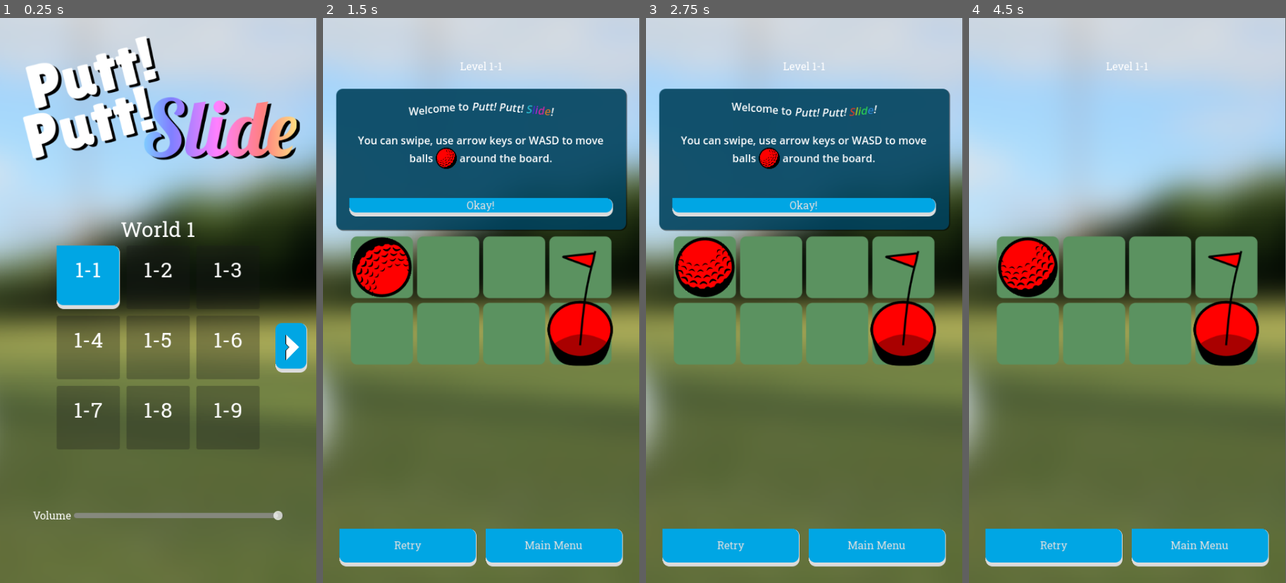
Above: before the commit, frames 1-4 (left to right).
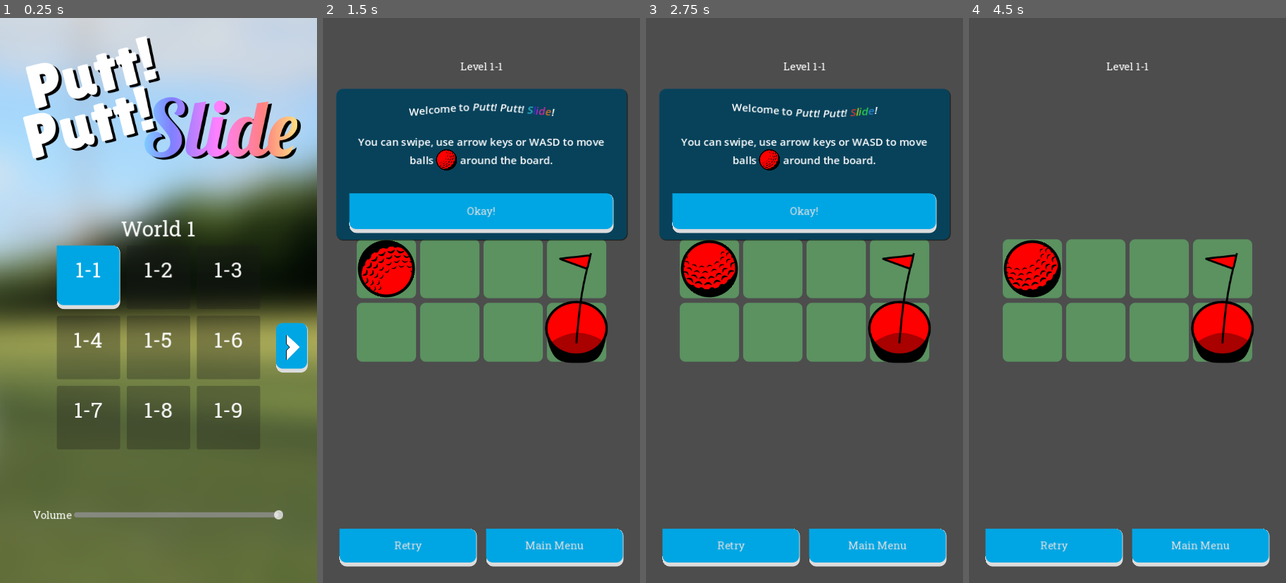
Above: after the commit, the same moments.

Repository: twincannon/GemSlide
Game: Godot game, scene res://scenes/main_menu.tscn
The game is run twice, just before and just after one commit, with the same random seed, the same clock (stepped at 60 frames per second) and the same inputs. Sound files missing from this copy of the repository are replaced by a short silence.
Inputs (mouse positions are in pixels of both pictures, inside the frame that each line leads up to):
- Up to frame 1 (0.25 s): no input
- Up to frame 2 (1.5 s): click (411, 277) at 0.5 s; click "Retry" at 1.25 s
- Up to frame 3 (2.75 s): click "Retry" at 2 s
- Up to frame 4 (4.5 s): click "Retry" at 2.75 s; move the mouse to (1197, 272) at 3.52 s; hold D (right) 3.53-4.25 s; click (1197, 272) at 3.6 s; click "Okay!" at 4.25 s
In our replay, the window is 449x800 before the commit and 450x800 after it. These sizes can differ from the game's own. Grey fills any space a smaller window leaves; there, only what the larger window draws over its background counts as a difference.

The runs differ from the first frame. In frame 1, 2.5% of the frame differs, in the area x 10-100%, y 0-89%; in frame 2, 60%; in frame 3, 60%; in frame 4, 77%, in the area x 0-100%, y 0-100%.

Commit message:
fix project settings and scaling sprites

Diff:
--- a/project.godot
+++ b/project.godot
@@ -30,6 +30,8 @@
 
 window/size/viewport_width=480
 window/size/viewport_height=854
+window/stretch/mode="canvas_items"
+window/stretch/aspect="expand"
 window/handheld/orientation=1
 mouse_cursor/custom_image="res://assets/art/ui/golfball_cursor.png"
 
@@ -68,3 +70,6 @@
 [rendering]
 
 renderer/rendering_method="mobile"
+anti_aliasing/quality/msaa_2d=1
+anti_aliasing/quality/msaa_3d=1
+anti_aliasing/quality/screen_space_aa=1
--- a/scenes/game.tscn
+++ b/scenes/game.tscn
@@ -74,11 +74,13 @@
 autowrap_mode = 2
 
 [node name="MarginContainer2" type="MarginContainer" parent="Canvas/HUD/AspectRatioContainer/TutorialContainer/PanelContainer/VBoxContainer"]
-layout_mode = 2
-theme_override_constants/margin_left = 20
-theme_override_constants/margin_top = 20
-theme_override_constants/margin_right = 20
-theme_override_constants/margin_bottom = 20
+custom_minimum_size = Vector2(0, 80)
+layout_mode = 2
+size_flags_vertical = 3
+theme_override_constants/margin_left = 20
+theme_override_constants/margin_top = 10
+theme_override_constants/margin_right = 20
+theme_override_constants/margin_bottom = 10
 
 [node name="TutOkButton" type="Button" parent="Canvas/HUD/AspectRatioContainer/TutorialContainer/PanelContainer/VBoxContainer/MarginContainer2"]
 layout_mode = 2
@@ -136,12 +138,14 @@
 
 [node name="MarginContainer2" type="MarginContainer" parent="Canvas/HUD/AspectRatioContainer2/ResultContainer/PanelContainer/VBoxContainer"]
 layout_mode = 2
-theme_override_constants/margin_left = 20
-theme_override_constants/margin_top = 20
-theme_override_constants/margin_right = 20
-theme_override_constants/margin_bottom = 20
+size_flags_vertical = 3
+theme_override_constants/margin_left = 20
+theme_override_constants/margin_top = 10
+theme_override_constants/margin_right = 20
+theme_override_constants/margin_bottom = 10
 
 [node name="ResultButtonsContainer" type="HBoxContainer" parent="Canvas/HUD/AspectRatioContainer2/ResultContainer/PanelContainer/VBoxContainer/MarginContainer2"]
+custom_minimum_size = Vector2(0, 60)
 layout_mode = 2
 
 [node name="MainMenuButton" type="Button" parent="Canvas/HUD/AspectRatioContainer2/ResultContainer/PanelContainer/VBoxContainer/MarginContainer2/ResultButtonsContainer"]
@@ -252,6 +256,7 @@
 attenuation = 1e-05
 
 [node name="Background" type="Sprite2D" parent="."]
+visible = false
 z_index = -999
 position = Vector2(250, 400)
 texture = ExtResource("2_o47of")
--- a/scenes/levels/level02-08.tscn
+++ b/scenes/levels/level02-08.tscn
@@ -6,12 +6,11 @@
 [node name="level01-01" type="GridContainer"]
 columns = 8
 script = ExtResource("1_u44ww")
-par_moves = 40
+par_moves = 27
 dev_best = 19
 
 [node name="EntityButton" parent="." instance=ExtResource("2_dljjk")]
 layout_mode = 2
-entity_type = 0
 entity_text = ""
 
 [node name="EntityButton2" parent="." instance=ExtResource("2_dljjk")]
@@ -52,12 +51,10 @@
 
 [node name="EntityButton8" parent="." instance=ExtResource("2_dljjk")]
 layout_mode = 2
-entity_type = 0
 entity_text = ""
 
 [node name="EntityButton9" parent="." instance=ExtResource("2_dljjk")]
 layout_mode = 2
-entity_type = 0
 entity_text = ""
 
 [node name="EntityButton10" parent="." instance=ExtResource("2_dljjk")]
@@ -98,7 +95,6 @@
 
 [node name="EntityButton16" parent="." instance=ExtResource("2_dljjk")]
 layout_mode = 2
-entity_type = 0
 entity_text = ""
 
 [node name="EntityButton17" parent="." instance=ExtResource("2_dljjk")]
@@ -199,7 +195,6 @@
 
 [node name="EntityButton33" parent="." instance=ExtResource("2_dljjk")]
 layout_mode = 2
-entity_type = 0
 entity_text = ""
 
 [node name="EntityButton34" parent="." instance=ExtResource("2_dljjk")]
@@ -240,12 +235,10 @@
 
 [node name="EntityButton40" parent="." instance=ExtResource("2_dljjk")]
 layout_mode = 2
-entity_type = 0
 entity_text = ""
 
 [node name="EntityButton41" parent="." instance=ExtResource("2_dljjk")]
 layout_mode = 2
-entity_type = 0
 entity_text = ""
 
 [node name="EntityButton42" parent="." instance=ExtResource("2_dljjk")]
@@ -286,5 +279,4 @@
 
 [node name="EntityButton48" parent="." instance=ExtResource("2_dljjk")]
 layout_mode = 2
-entity_type = 0
-entity_text = ""
+entity_text = ""
--- a/scripts/game.gd
+++ b/scripts/game.gd
@@ -75,11 +75,13 @@
 
 func on_viewport_changed():
 	$GridAnchor.position = %GridPos.position
-	var padding = Vector2(100,100)
-	var viewport_size = get_viewport().size
-	var scaled = Vector2(viewport_size) / ((tile_size * Vector2(grid_size)) + padding)
-	$GridAnchor.scale = Vector2(min(scaled.x, scaled.y),min(scaled.x, scaled.y))
-	$Background.position.x = viewport_size.x/2
+	#var padding = Vector2(100,100)
+	#var viewport_size = get_viewport().size
+	#var scaled = Vector2(viewport_size) / ((tile_size * Vector2(grid_size)) + padding)
+	#$GridAnchor.scale = Vector2(min(scaled.x, scaled.y),min(scaled.x, scaled.y))
+	var new_scale = 3.0 / float(max(grid_size.x, grid_size.y))
+	$GridAnchor.scale = Vector2(new_scale, new_scale) #Hacky... but the above solution no longer works with stretch mode, for some reason?
+	#$Background.position.x = viewport_size.x/2
 
 	#%TutorialContainer.add_theme_constant_override("margin_right", 20 if viewport_size.x < 1000 else 300)
 	#%TutorialContainer.add_theme_constant_override("margin_left", 20 if viewport_size.x < 1000 else 300)
